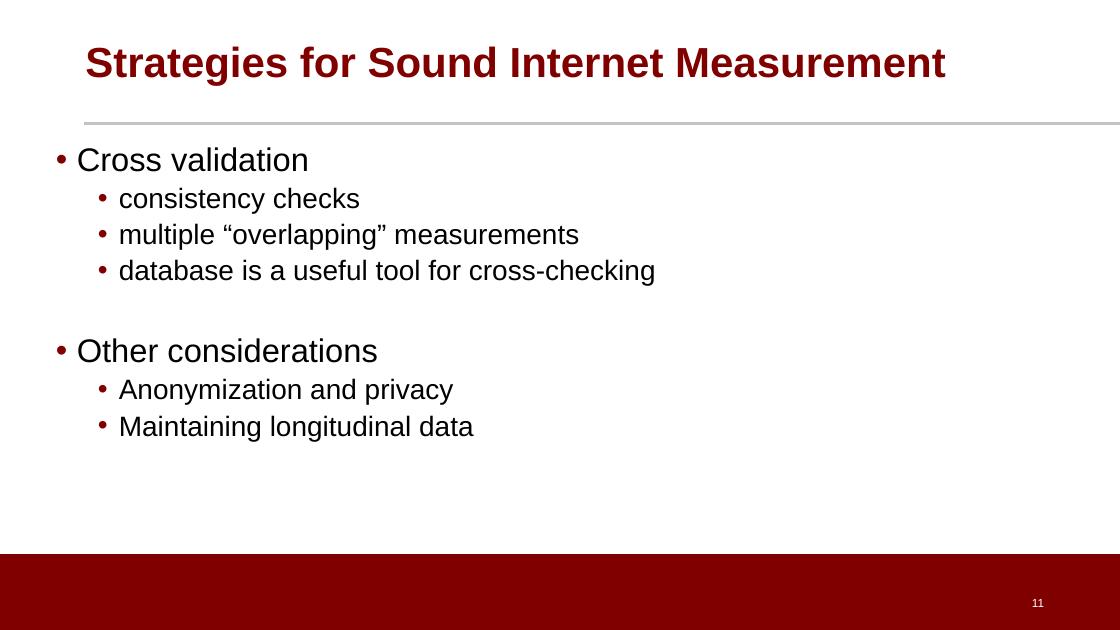
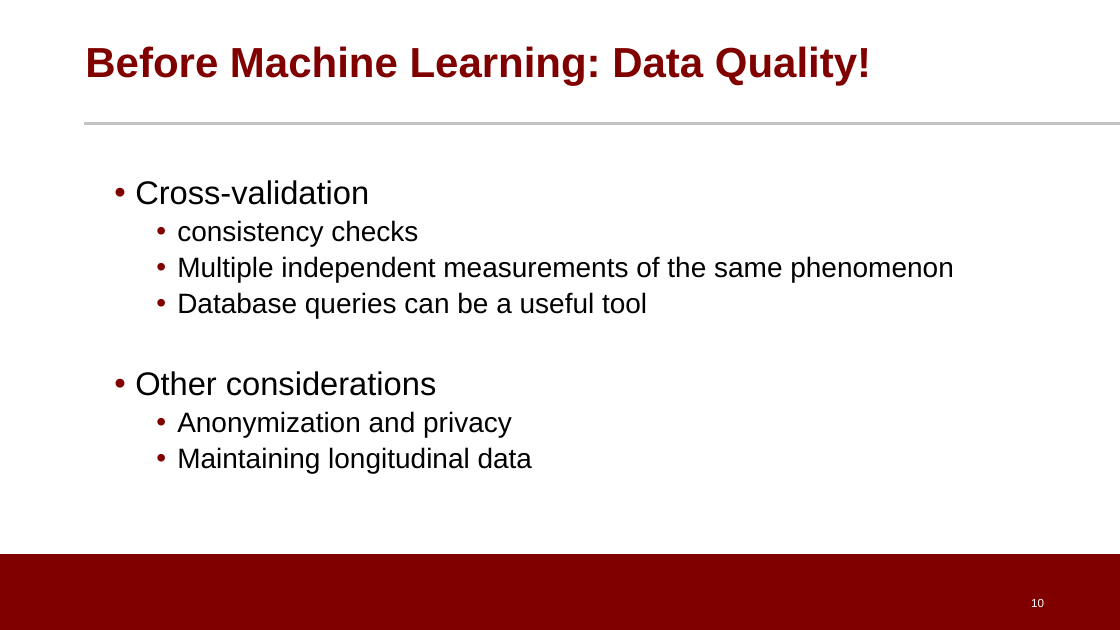
Before and after one commit to noise-lab/ML-Cybersecurity, a slide deck: slide 10 of module-2/ppt/2.2-Measurement.pptx (slide 11 before the commit). Drawn at 1120x630 pixels with LibreOffice and Linux fonts; fonts in the diff are those of the drawing; background and template pictures are left out. Boxes give left, top, right and bottom in pixels: in the first picture for what was removed or moved away, otherwise in the second. Text is boxed around its words. In the diff, an @@ line names an element or a change of style, - is before the commit and + after.

```diff
--- a/module-2/ppt/2.2-Measurement.pptx
+++ b/module-2/ppt/2.2-Measurement.pptx
@@ title at (x1=85, y1=46, x2=871, y2=86): text changed @@
-Strategies for Sound Internet Measurement
+Before Machine Learning: Data Quality!
@@ text "Cross-validation" moved from (x1=77, y1=147, x2=656, y2=441) to (x1=135, y1=180, x2=953, y2=474) @@
@@ text at (x1=135, y1=180, x2=369, y2=205): text changed @@
-• Cross validation
+• Cross-validation
@@ text at (x1=177, y1=256, x2=953, y2=318): text changed @@
-  • multiple “overlapping” measurements
-  • database is a useful tool for cross-checking
+  • Multiple independent measurements of the same phenomenon
+  • Database queries can be a useful tool
@@ page number at (x1=1031, y1=599, x2=1044, y2=607): text changed @@
-11
+10
```
Also in this commit, not shown: 8 other slides changed, 1 slide added, 3 slides removed, 5 other files.
